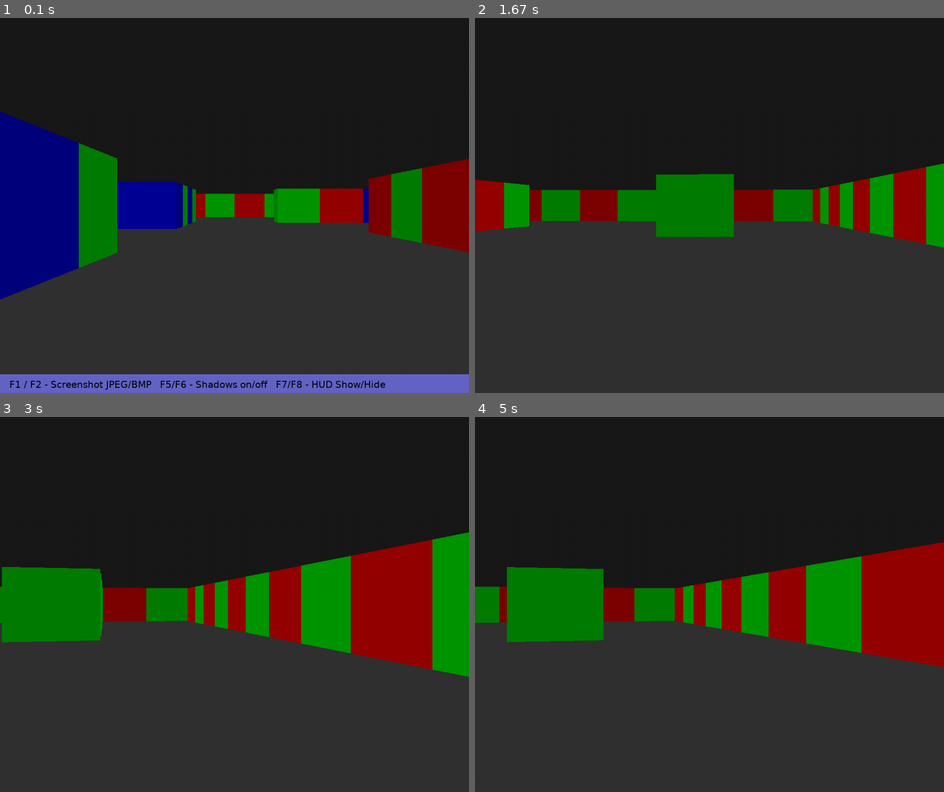
Above: before the commit, frames 1-4 (two rows, left to right).
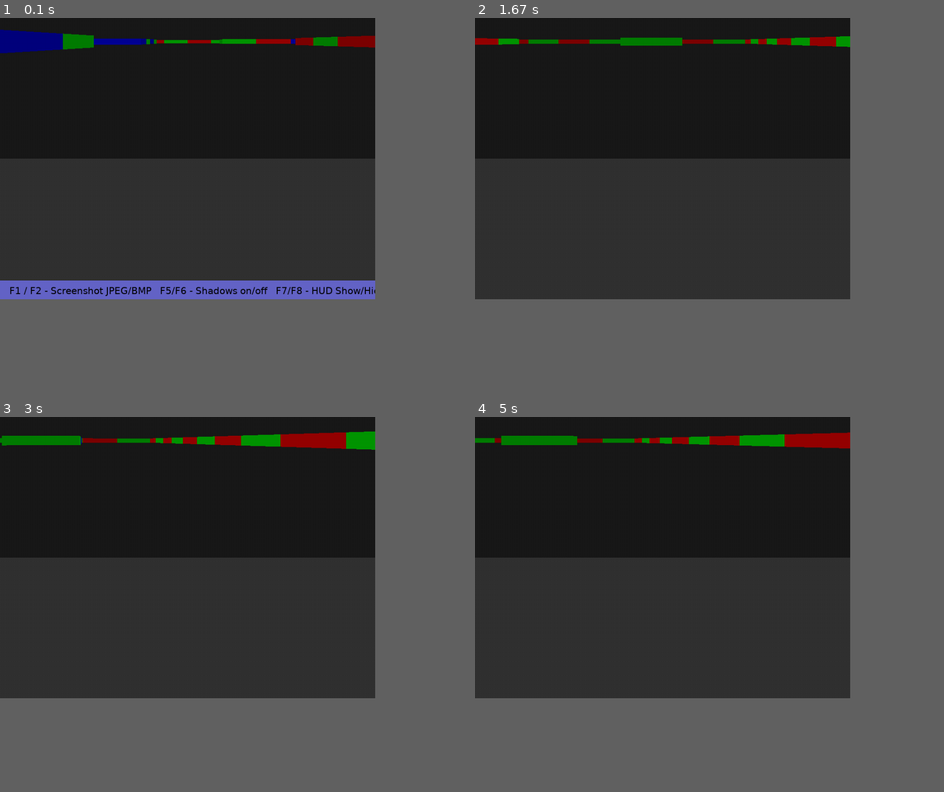
Above: after the commit, the same moments.

Repository: kay30kim/3DGame
Game: pygame game, started from raycasting1.py
Two runs of this game, one before a commit and one after it. Both use one fixed random seed, a clock stepped at 60 frames per second and the inputs below.
Inputs:
- Up to frame 1 (0.1 s): no input
- Up to frame 2 (1.67 s): hold F7 0.33-0.8 s; hold Right 0.33-0.8 s; hold F8 0.83-1.3 s; hold Right 0.83-1.3 s; hold Right from 1.33 s (still down)
- Up to frame 3 (3 s): release Right at 1.8 s; hold Up 1.83-2.13 s; hold Right 2.17-2.63 s; hold Left from 2.67 s (still down)
- Up to frame 4 (5 s): release Left at 3.2 s; hold Down 3.23-3.53 s; hold Left 3.57-3.97 s; hold Up 4-4.37 s; hold Right from 4.4 s (still down)
In our replay, the window is 900x720 before the commit and 720x540 after it. These sizes can differ from the game's own. Grey fills any space a smaller window leaves; there, only what the larger window draws over its background counts as a difference.

The runs differ from the first frame. In frame 1, 35% of the frame differs, in the area x 0-100%, y 0-100%; in frame 2, 20%; in frame 3, 27%; in frame 4, 25%.

Commit message:
Modify FOV

Diff:
--- a/raycasting1.py
+++ b/raycasting1.py
@@ -44,8 +44,9 @@
     HUD = font.render("F1 / F2 - Screenshot JPEG/BMP   F5/F6 - Shadows on/off   F7/F8 - HUD Show/Hide", True, (0,0,0))
 
     # Creates window
-    WIDTH = 1000
-    HEIGHT = 800
+    WIDTH = 800
+    HEIGHT = 600
+    WALL_HEIGHT = 100
     screen = pygame.display.set_mode((WIDTH, HEIGHT))
     pygame.display.set_caption("PyRay - Python Raycasting Engine (v0.03)")
 
@@ -139,8 +140,11 @@
         # showHUD - Show / Hide
         if keys[K_F7]:
             showHUD = True
+            print("K_F7:", keys[K_F7])
         if keys[K_F8]:
             showHUD = False
+            print("K_F8:", keys[K_F8])
+
 
         # Draws roof and floor
         screen.fill((25,25,25))
@@ -149,6 +153,7 @@
         # Starts drawing level from 0 to < WIDTH
         column = 0
         while column < WIDTH:
+            # Setting FOV
             cameraX = 2.0 * column / WIDTH - 1.0
             rayPositionX = positionX
             rayPositionY = positionY
@@ -204,17 +209,17 @@
                 perpWallDistance = abs((mapY - rayPositionY + ( 1.0 - stepY ) / 2.0) / rayDirectionY)
 
             # Calculating HEIGHT of the line to draw
-            lineHEIGHT = abs(int(HEIGHT / (perpWallDistance+.0000001)))
-            drawStart = -lineHEIGHT / 2.0 + HEIGHT / 2.0
+            lineHEIGHT = abs(int(WALL_HEIGHT / (perpWallDistance+.0000001)))
+            drawStart = -lineHEIGHT / 2.0 + WALL_HEIGHT / 2.0
 
             # if drawStat < 0 it would draw outside the screen
             if (drawStart < 0):
                 drawStart = 0
 
-            drawEnd = lineHEIGHT / 2.0 + HEIGHT / 2.0
-
-            if (drawEnd >= HEIGHT):
-                drawEnd = HEIGHT - 1
+            drawEnd = lineHEIGHT / 2.0 + WALL_HEIGHT / 2.0
+
+            if (drawEnd >= WALL_HEIGHT):
+                drawEnd = WALL_HEIGHT - 1
 
             # Wall colors 0 to 3
             wallcolors = [ [], [150,0,0], [0,150,0], [0,0,150] ]
@@ -222,6 +227,7 @@
 
             # If side == 1 then ton the color down. Gives a "showShadow" an the wall.
             # Draws showShadow if showShadow is True
+            # Depth based shadow
             if showShadow:
                 if side == 1:
                     for i,v in enumerate(color):
@@ -241,3 +247,9 @@
         pygame.display.flip()
 
 main()
+
+# 1. What is the way of exiting the game? -> esc button -> how can we exit the game with cloes(x) button
+# 2. Where the player start? -> Could you trap the player?
+# 3. There are two ways of shooting rays.
+# 4. Where do we set FOV & DDA(Digital Differential Analyzer)
+# 5. Where do we increase height?
Not shown, changed: .gitignore
